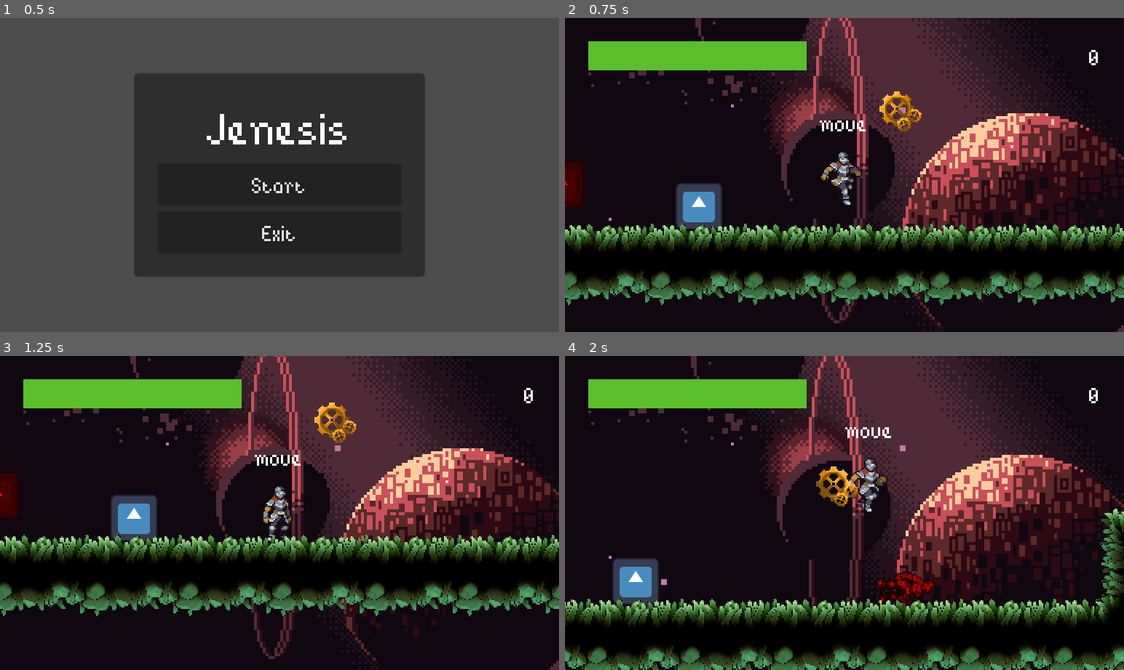
Above: before the commit, frames 1-4 (two rows, left to right).
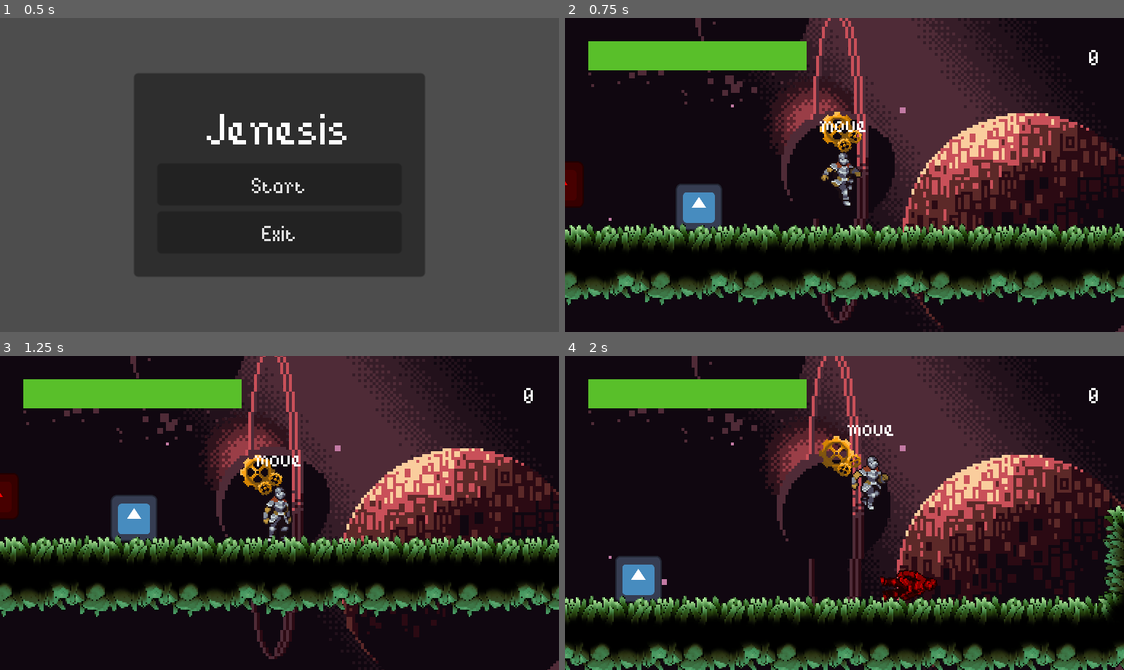
Above: after the commit, the same moments.

Repository: elixs/jenesis
Game: Godot game, scene res://ui/main_menu.tscn
Two runs of this game, one before a commit and one after it. Both use one fixed random seed, a clock stepped at 60 frames per second and the inputs below. The engine's default icon, where the game draws it, is replaced by a stand-in: a white triangle on a blue panel in a dark square.
Inputs (mouse positions are in pixels of both pictures, inside the frame that each line leads up to):
- Up to frame 1 (0.5 s): no input
- Up to frame 2 (0.75 s): click "Start" at 0.5 s
- Up to frame 3 (1.25 s): no input
- Up to frame 4 (2 s): move the mouse to (967, 497) at 1.27 s; hold D (move_right) from 1.28 s (still down); right-click (967, 497) at 1.35 s; tap Space (jump) at 1.52, 1.82 s; tap C (companion, bound only after the commit) at 1.55 s

Frame 1 is identical in both runs. In frame 2, 1.1% of the frame differs, in the area x 0-64%, y 23-68%; in frame 3, 3.0%; in frame 4, 12%, in the area x 0-100%, y 0-100%.

Commit message:
added companion

Diff:
--- a/project.godot
+++ b/project.godot
@@ -110,6 +110,21 @@
 "events": [Object(InputEventMouseButton,"resource_local_to_scene":false,"resource_name":"","device":-1,"window_id":0,"a …(246 unchanged characters)…
 ]
 }
+companion={
+"deadzone": 0.5,
+"events": [Object(InputEventKey,"resource_local_to_scene":false,"resource_name":"","device":-1,"window_id":0,"alt_pressed":false,"shift_pressed":false,"ctrl_pressed":false,"meta_pressed":false,"pressed":false,"keycode":0,"physical_keycode":67,"key_label":0,"unicode":99,"echo":false,"script":null)
+]
+}
+zoom_up={
+"deadzone": 0.5,
+"events": [Object(InputEventMouseButton,"resource_local_to_scene":false,"resource_name":"","device":-1,"window_id":0,"alt_pressed":false,"shift_pressed":false,"ctrl_pressed":false,"meta_pressed":false,"button_mask":8,"position":Vector2(131.8, 37.8),"global_position":Vector2(139, 114),"factor":1.0,"button_index":4,"pressed":true,"double_click":false,"script":null)
+]
+}
+zoom_down={
+"deadzone": 0.5,
+"events": [Object(InputEventMouseButton,"resource_local_to_scene":false,"resource_name":"","device":-1,"window_id":0,"alt_pressed":false,"shift_pressed":false,"ctrl_pressed":false,"meta_pressed":false,"button_mask":16,"position":Vector2(189.8, 38.8),"global_position":Vector2(197, 115),"factor":1.0,"button_index":5,"pressed":true,"double_click":false,"script":null)
+]
+}
 
 [layer_names]
 
--- a/resources/f.tres
+++ b/resources/f.tres
@@ -1,9 +1,9 @@
-[gd_resource type="Resource" script_class="WeaponData" load_steps=2 format=3 uid="uid://bvdvjpvbm7hkw"]
+[gd_resource type="Resource" script_class="WeaponData" load_steps=2 format=3]
 
-[ext_resource type="Script" path="res://resources/weapon.gd" id="1_dqkmt"]
+[ext_resource type="Script" path="res://resources/weapon.gd" id="1_l2huv"]
 
 [resource]
-script = ExtResource("1_dqkmt")
+script = ExtResource("1_l2huv")
 name = "F"
 attack = 16
 level = 0
--- a/scenes/camera_with_shake.gd
+++ b/scenes/camera_with_shake.gd
@@ -5,6 +5,14 @@
 @export var points: int = 5
 @export var duration: float = 0.2
 
+var target: Node2D
+
+
+var _zoom_enabled := false
+
+
+func _ready() -> void:
+	Game.camera = self
 
 func shake() -> void:
 	var tween = create_tween()
@@ -13,3 +21,34 @@
 		var random_position = Vector2(randf_range(-1, 1), randf_range(-1, 1)).normalized() * distance
 		tween.tween_property(self, "offset", random_position, delta)
 	tween.tween_property(self, "offset", Vector2.ZERO, 0)
+
+func change_parent(parent: Node2D) -> void:
+	var current_position = global_position
+	print(global_position)
+	get_parent().remove_child(self)
+	parent.add_child(self)
+	print(global_position)
+	position = current_position - global_position
+
+func _physics_process(delta: float) -> void:
+	if target:
+		global_position = target.global_position
+
+
+func _input(event: InputEvent) -> void:
+	if _zoom_enabled:
+		if event.is_action_pressed("zoom_up"):
+			zoom += Vector2.ONE * 0.1
+		if event.is_action_pressed("zoom_down"):
+			zoom -= Vector2.ONE * 0.1
+
+func enable_zoom(enable: bool) -> void:
+	_zoom_enabled = enable
+	zoom = Vector2.ONE
+
+
+func set_smoothing_speed(value):
+	position_smoothing_speed = value
+	process_callback = Camera2D.CAMERA2D_PROCESS_IDLE
+	await get_tree().process_frame
+	process_callback = Camera2D.CAMERA2D_PROCESS_PHYSICS
--- a/scenes/companion.gd
+++ b/scenes/companion.gd
@@ -1,27 +1,76 @@
-extends Node2D
+extends CharacterBody2D
 
 @onready var small_cog_right = $SmallCogRight
 @onready var small_cog_bottom = $SmallCogBottom
 @onready var big_cog = $BigCog
 
+var target: Node2D
+var tween: Tween
+
+@export var speed = 300
+@export var acceleration = 1000
+
+enum State {
+	FOLLOW,
+	MOVE
+}
+
+var state: State = State.FOLLOW:
+	set(value):
+		var current_state = state
+		var next_state = value
+
+		if next_state == State.FOLLOW:
+			if tween:
+				tween.set_speed_scale(1)
+				velocity = Vector2.ZERO
+
+
+		state = next_state
+
 
 func _ready():
-	var tween_scb = create_tween()
-	tween_scb.set_loops()
-	tween_scb.tween_property(small_cog_bottom, "rotation_degrees", 22.5, 0.25).set_ease(Tween.EASE_OUT).set_trans(Tween.TRANS_BACK)
-	tween_scb.tween_interval(0.5)
-	tween_scb.tween_property(small_cog_bottom, "rotation_degrees", 67.5, 0.25).set_ease(Tween.EASE_OUT).set_trans(Tween.TRANS_BACK)
-	tween_scb.tween_interval(0.5)
-	var tween_scr = create_tween()
-	tween_scr.set_loops()
-	tween_scr.tween_property(small_cog_right, "rotation_degrees", 67.5, 0.25).set_ease(Tween.EASE_OUT).set_trans(Tween.TRANS_BACK)
-	tween_scr.tween_interval(0.5)
-	tween_scr.tween_property(small_cog_right, "rotation_degrees", 22.5, 0.25).set_ease(Tween.EASE_OUT).set_trans(Tween.TRANS_BACK)
-	tween_scr.tween_interval(0.5)
+	tween = create_tween()
+	tween.set_loops()
+	tween.tween_property(small_cog_bottom, "rotation_degrees", 22.5, 0.25).set_ease(Tween.EASE_OUT).set_trans(Tween.TRANS_BACK)
+	tween.parallel().tween_property(small_cog_right, "rotation_degrees", 67.5, 0.25).set_ease(Tween.EASE_OUT).set_trans(Tween.TRANS_BACK)
+	tween.parallel().tween_property(big_cog, "rotation_degrees", 0, 0.25).set_ease(Tween.EASE_OUT).set_trans(Tween.TRANS_BACK)
+	tween.tween_interval(0.5)
+	tween.tween_property(small_cog_bottom, "rotation_degrees", 67.5, 0.25).set_ease(Tween.EASE_OUT).set_trans(Tween.TRANS_BACK)
+	tween.parallel().tween_property(small_cog_right, "rotation_degrees", 22.5, 0.25).set_ease(Tween.EASE_OUT).set_trans(Tween.TRANS_BACK)
+	tween.parallel().tween_property(big_cog, "rotation_degrees", 90, 0.25).set_ease(Tween.EASE_OUT).set_trans(Tween.TRANS_BACK)
+	tween.tween_interval(0.5)
 
-	var tween_bc = create_tween()
-	tween_bc.set_loops()
-	tween_bc.tween_property(big_cog, "rotation_degrees", 0, 0.25).set_ease(Tween.EASE_OUT).set_trans(Tween.TRANS_BACK)
-	tween_bc.tween_interval(0.5)
-	tween_bc.tween_property(big_cog, "rotation_degrees", 90, 0.25).set_ease(Tween.EASE_OUT).set_trans(Tween.TRANS_BACK)
-	tween_bc.tween_interval(0.5)
+	if !Game.player:
+		await Game.player_spawned
+	target = Game.player.get_companion_marker()
+
+
+func _physics_process(delta: float) -> void:
+	match state:
+		State.FOLLOW:
+			_follow(delta)
+		State.MOVE:
+			_move(delta)
+
+
+func _follow(delta):
+	if !target:
+		return
+	global_position = lerp(global_position, target.global_position, 0.15)
+
+func _move(delta):
+	var move_input = Input.get_vector("move_left", "move_right", "move_up", "move_down")
+	velocity = velocity.move_toward(move_input * speed, acceleration * delta)
+	move_and_slide()
+
+	if tween:
+		tween.set_speed_scale(1 + 2 * velocity.length() / speed)
+
+
+func move():
+	state = State.MOVE
+
+
+func follow():
+	state = State.FOLLOW
--- a/scenes/companion.tscn
+++ b/scenes/companion.tscn
@@ -1,22 +1,11 @@
-[gd_scene load_steps=6 format=3 uid="uid://dygg3ki5svgis"]
+[gd_scene load_steps=4 format=3 uid="uid://dygg3ki5svgis"]
 
 [ext_resource type="Script" path="res://scenes/companion.gd" id="1_2t5qi"]
 [ext_resource type="Texture2D" uid="uid://bynyfoe2e2k8k" path="res://assets/32x32_Steampunk_Cogs.png" id="1_ifxth"]
 
-[sub_resource type="Animation" id="Animation_xs0cr"]
-length = 0.001
+[sub_resource type="CircleShape2D" id="CircleShape2D_aqgww"]
 
-[sub_resource type="Animation" id="Animation_a2l4m"]
-resource_name = "idle"
-loop_mode = 1
-
-[sub_resource type="AnimationLibrary" id="AnimationLibrary_fp1ne"]
-_data = {
-"RESET": SubResource("Animation_xs0cr"),
-"idle": SubResource("Animation_a2l4m")
-}
-
-[node name="Companion" type="Node2D"]
+[node name="Companion" type="CharacterBody2D"]
 script = ExtResource("1_2t5qi")
 
 [node name="BigCog" type="Sprite2D" parent="."]
@@ -36,7 +25,6 @@
 region_enabled = true
 region_rect = Rect2(103, 6, 10, 10)
 
-[node name="AnimationPlayer" type="AnimationPlayer" parent="."]
-libraries = {
-"": SubResource("AnimationLibrary_fp1ne")
-}
+[node name="CollisionShape2D" type="CollisionShape2D" parent="."]
+shape = SubResource("CircleShape2D_aqgww")
+disabled = true
--- /dev/null
+++ b/scenes/main.gd
@@ -0,0 +1,26 @@
+extends Node2D
+@onready var player: Player = $Player
+@onready var camera: CameraWithShake = $CameraWithShake
+@onready var companion: Node2D = $Companion
+
+func _ready() -> void:
+	player.companion_toggled.connect(_toggle_companion)
+	camera.target = player
+
+
+
+func _toggle_companion(toggle: bool) -> void:
+	if toggle:
+		camera.target = companion
+		camera.enable_zoom(true)
+		camera.position_smoothing_speed = 100
+		camera.set_smoothing_speed(10)
+
+		companion.move()
+	else:
+		camera.target = player
+		camera.enable_zoom(false)
+		camera.set_smoothing_speed(5)
+
+
+		companion.follow()
--- a/scenes/main.tscn
+++ b/scenes/main.tscn
@@ -1,10 +1,12 @@
-[gd_scene load_steps=12 format=3 uid="uid://ojuklhki5km"]
+[gd_scene load_steps=14 format=3 uid="uid://ojuklhki5km"]
 
 [ext_resource type="Texture2D" uid="uid://crmq3vf48yn4w" path="res://icon.svg" id="1_fdxlm"]
+[ext_resource type="Script" path="res://scenes/main.gd" id="1_o54a7"]
 [ext_resource type="PackedScene" uid="uid://biem7uaf4depg" path="res://scenes/player.tscn" id="2_aav1h"]
 [ext_resource type="Texture2D" uid="uid://qth8pba0326d" path="res://assets/Mossy Tileset/Mossy - TileSet - small.png" id="2_qny78"]
 [ext_resource type="AudioStream" uid="uid://bi3arknm2seuj" path="res://assets/Vault(mp3)/blademaster.mp3" id="4_lpu85"]
 [ext_resource type="PackedScene" uid="uid://ctyxih2x0ayvo" path="res://scenes/damage_area.tscn" id="5_exfq4"]
+[ext_resource type="PackedScene" uid="uid://bj5g6jd8rvgmr" path="res://scenes/camera_with_shake.tscn" id="5_i3uhy"]
 [ext_resource type="PackedScene" uid="uid://dwynqfnbblgxx" path="res://scenes/pickable_box.tscn" id="7_imj6l"]
 [ext_resource type="PackedScene" uid="uid://dptlb422clgnw" path="res://scenes/parallax_background.tscn" id="8_73h0q"]
 [ext_resource type="PackedScene" uid="uid://b1qs6ho17wxo0" path="res://scenes/cafe.tscn" id="8_uvhjt"]
@@ -527,6 +529,7 @@
 sources/0 = SubResource("TileSetAtlasSource_13mwl")
 
 [node name="Main" type="Node2D"]
+script = ExtResource("1_o54a7")
 
 [node name="Icon" type="Sprite2D" parent="."]
 visible = false
@@ -560,3 +563,6 @@
 
 [node name="Companion" parent="." instance=ExtResource("9_qbcra")]
 position = Vector2(206, 117)
+
+[node name="CameraWithShake" parent="." instance=ExtResource("5_i3uhy")]
+position = Vector2(170, 161)
--- a/scenes/parallax_background.tscn
+++ b/scenes/parallax_background.tscn
@@ -7,6 +7,7 @@
 [ext_resource type="Texture2D" uid="uid://x545roj1x1ju" path="res://assets/space_background_pack/layers/parallax-space-stars.png" id="5_qlf1a"]
 
 [node name="ParallaxBackground" type="ParallaxBackground"]
+scroll_ignore_camera_zoom = true
 
 [node name="ParallaxLayer" type="ParallaxLayer" parent="."]
 motion_scale = Vector2(0, 0)
--- a/scenes/player.gd
+++ b/scenes/player.gd
@@ -2,9 +2,10 @@
 extends CharacterBody2D
 
 enum State {
+	IDLE,
 	MOVE,
 	WALL_CLIMB,
-	SWIM,
+	SWIM
 }
 
 const SPEED = 100.0
@@ -58,18 +59,20 @@
 @onready var pickable_marker = $Pivot/PickableMarker
 @onready var pickable_area = $PickableArea
 @onready var state_label = $Debug/StateLabel
-@onready var camera_with_shake = $CameraWithShake
-
+@onready var companion_marker: Marker2D = $Pivot/CompanionMarker
 
 @export var Bullet: PackedScene
 @export var Explosion: PackedScene
 @export var weapon: WeaponData
 
 
+signal companion_toggled(bool)
+
 var _state = State.MOVE
 
 
 func _ready():
+	Game.player = self
 	animation_tree.active = true
 #	Engine.time_scale = 0.2
 	attack_area_2d.body_entered.connect(_on_body_entered)
@@ -82,6 +85,8 @@
 
 func _physics_process(delta):
 	match _state:
+		State.IDLE:
+			_idle(delta)
 		State.MOVE:
 			_move(delta)
 		State.WALL_CLIMB:
@@ -114,6 +119,20 @@
 		weapon.level = 0
 		ResourceSaver.save(weapon, "res://resources/f.tres")
 
+func _idle(delta):
+
+	if not is_on_floor():
+		velocity.y += GRAVITY * delta
+
+	velocity.x = move_toward(velocity.x, 0, ACCELERATION * delta)
+
+	move_and_slide()
+
+	_update_move_animation(0)
+
+	if Input.is_action_just_pressed("companion"):
+		companion_toggled.emit(false)
+		set_state(State.MOVE)
 
 
 func _move(delta):
@@ -171,8 +190,33 @@
 		set_state(State.WALL_CLIMB)
 		return;
 
+	if is_on_floor() and Input.is_action_just_pressed("companion"):
+		set_state(State.IDLE)
+		companion_toggled.emit(true)
+
+
 	# animation
 
+	_update_move_animation(move_input)
+
+	if move_input:
+		pivot.scale.x = sign(move_input)
+
+func _wall_climb(delta):
+	var move_input = Input.get_axis("move_up", "move_down")
+	if not wall_check.is_colliding():
+		move_input = max(move_input, 0)
+	velocity.y = move_input * WALL_SPEED
+
+	move_and_slide()
+
+	# state
+
+	if Input.is_action_just_pressed("jump"):
+		set_state(State.MOVE)
+
+
+func _update_move_animation(move_input: float):
 	if is_on_floor():
 		if abs(velocity.x) > 10 or move_input:
 			playback.travel("run")
@@ -184,23 +228,6 @@
 		else:
 			playback.travel("fall")
 
-	if move_input:
-		pivot.scale.x = sign(move_input)
-
-func _wall_climb(delta):
-	var move_input = Input.get_axis("move_up", "move_down")
-	if not wall_check.is_colliding():
-		move_input = max(move_input, 0)
-	velocity.y = move_input * WALL_SPEED
-
-	move_and_slide()
-
-	# state
-
-	if Input.is_action_just_pressed("jump"):
-		set_state(State.MOVE)
-
-
 func _swim(delta):
 	pass
 
@@ -217,7 +244,7 @@
 		body.take_damage()
 		_spawn_explosion(body.global_position, body)
 		kills += 1
-		camera_with_shake.shake()
+		Game.shake_camera()
 
 	if body is CharacterBody2D:
 		var character = body as CharacterBody2D
@@ -345,3 +372,6 @@
 				state_label.text = "wall_climb"
 			State.SWIM:
 				state_label.text = "swim"
+
+func get_companion_marker() -> Node2D:
+	return companion_marker
--- a/scenes/player.tscn
+++ b/scenes/player.tscn
@@ -15,7 +15,6 @@
 [ext_resource type="AudioStream" uid="uid://p77ou1fqy4vy" path="res://assets/Catgirl Fighting SFX/jump/001_jump.wav" id="8_l00r8"]
 [ext_resource type="PackedScene" uid="uid://be44dmw344nmo" path="res://scenes/hud.tscn" id="10_botg2"]
 [ext_resource type="Texture2D" uid="uid://d0wau0oeoyem0" path="res://assets/FreeKnight_v1/Colour2/Outline/120x80_PNGSheets/_WallClimbNoMovement.png" id="11_yafl2"]
-[ext_resource type="PackedScene" uid="uid://bj5g6jd8rvgmr" path="res://scenes/camera_with_shake.tscn" id="16_b32kr"]
 
 [sub_resource type="RectangleShape2D" id="RectangleShape2D_0fmip"]
 size = Vector2(39, 45.5)
@@ -558,6 +557,9 @@
 [node name="PickableMarker" type="Marker2D" parent="Pivot"]
 position = Vector2(0, -40)
 
+[node name="CompanionMarker" type="Marker2D" parent="Pivot"]
+position = Vector2(-15, -30)
+
 [node name="CollisionShape2D" type="CollisionShape2D" parent="."]
 shape = SubResource("CapsuleShape2D_g21ud")
 
@@ -612,5 +614,3 @@
 offset_bottom = -26.0
 text = "state"
 horizontal_alignment = 1
-
-[node name="CameraWithShake" parent="." instance=ExtResource("16_b32kr")]
--- a/scripts/game.gd
+++ b/scripts/game.gd
@@ -1,7 +1,16 @@
 extends Node
 
+
+signal player_spawned
+
+var player: Player
+var camera: CameraWithShake
 
 var jumps = 0
 var bullet = false
 
 var language = "en"
+
+func shake_camera():
+	if camera:
+		camera.shake()
Not shown: 1 places in scenes/player.tscn that only renumber resources
